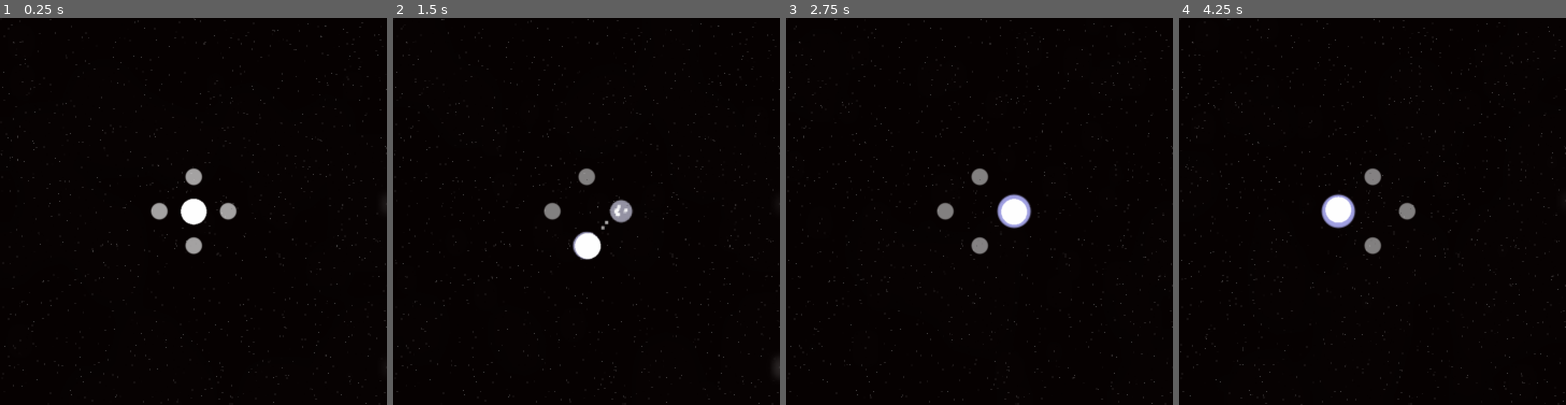
Above: before the commit, frames 1-4 (left to right).
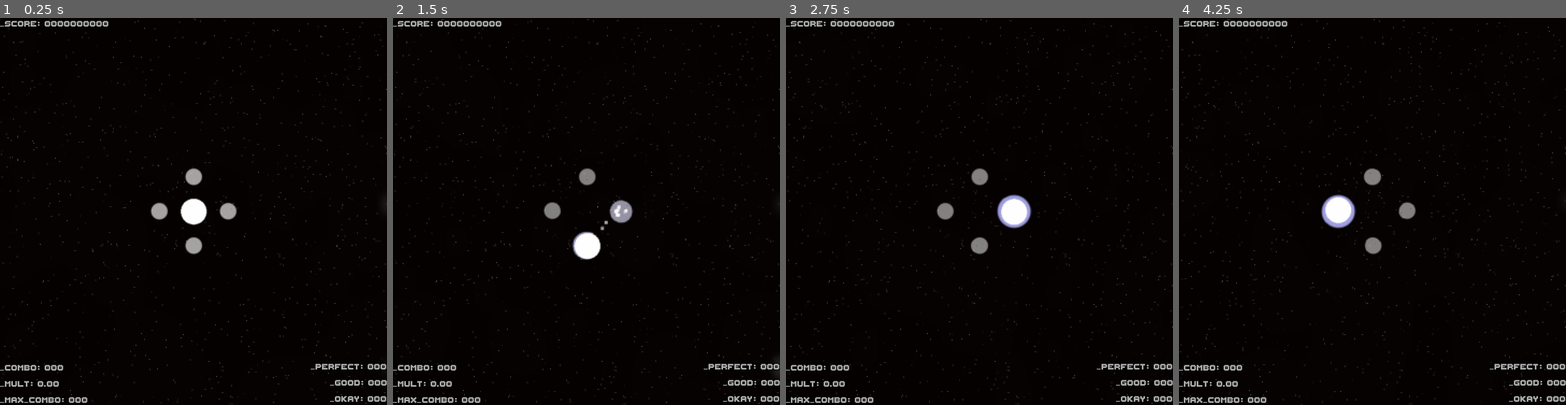
Above: after the commit, the same moments.

Repository: SeriousMapper/orb_seq2.0
Game: Godot game, scene res://scenes/game.tscn
Same seed, same stepped clock (60 frames per second), same inputs: the game is played once before the commit and once after it. Sound files missing from this copy of the repository are replaced by a short silence.
Inputs (mouse positions are in pixels of both pictures, inside the frame that each line leads up to):
- Up to frame 1 (0.25 s): no input
- Up to frame 2 (1.5 s): move the mouse to (671, 192) at 0.52 s; hold Right (RIGHT) 0.53-1.28 s; click (671, 192) at 0.67 s; move the mouse to (509, 230) at 1.27 s; hold Down (DOWN) from 1.28 s (still down)
- Up to frame 3 (2.75 s): move the mouse to (1018, 126) at 2.02 s; release Down (DOWN) at 2.03 s; hold Right (RIGHT) from 2.03 s (still down)
- Up to frame 4 (4.25 s): move the mouse to (1353, 288) at 2.77 s; release Right (RIGHT) at 2.78 s; hold Up (UP) 2.78-3.53 s; click (1353, 288) at 2.92 s; move the mouse to (1488, 269) at 3.52 s; hold Left (LEFT) from 3.53 s (still down)

The runs differ from the first frame. In frame 1, 1.3% of the frame differs, in the area x 0-100%, y 0-100%; in frame 2, 1.4%; in frame 3, 1.3%; in frame 4, 1.4%.
Error after the commit: Attempt to call function 'get_magnitude_for_frequency_range' in base 'null instance' on a null instance. (res://entities/spectrum2/spectrum2.gd:20)

Commit message:
update 2.0

Diff:
--- /dev/null
+++ b/assets/shaders/cool_circle.gdshader
@@ -0,0 +1,21 @@
+shader_type canvas_item;
+
+
+uniform float amt : hint_range(0.0, 1.0);
+uniform float edge_softness = 0.0;
+uniform vec4 color : hint_color;
+
+
+void fragment()
+{
+	vec4 color_tex = texture(TEXTURE, UV);
+	float radius = amt * 0.5;
+	float d = distance(UV, vec2(0.5));
+	float circle = smoothstep(d - edge_softness, d, radius - edge_softness);
+	float circ2 = smoothstep(d - edge_softness, d, radius * 0.9 - edge_softness);
+	COLOR = vec4(color.rgb, circle - circ2);
+}
+void vertex() {
+    VERTEX.y += sin(UV.x * TIME) * 10.0;
+	VERTEX.x += sin(UV.x * TIME) * 10.0;
+}
--- a/entities/catch/catch.gd
+++ b/entities/catch/catch.gd
@@ -49,11 +49,15 @@
 		match state:
 			states.PERFECT:
 				text = "Perfect!"
+				Player.perfect += 1
 			states.OKAY:
 				text = "Okay"
+				Player.okay += 1
 			states.GOOD:
 				text = "Good!"
+				Player.good += 1
 		if text != "":
+			Player.add_combo()
 			HUD.spawn_floaty_text(global_position, text)
 			circle.modulate = Color(1.2,1.2,1.2,1.0)
 		state = states.NONE
--- a/entities/controller/scripts/controller.gd
+++ b/entities/controller/scripts/controller.gd
@@ -5,15 +5,17 @@
 var input_pos = [Vector2(1,0), Vector2(-1, 0), Vector2(0,1), Vector2(0,-1)]
 
 var catches = []
+var time = 0
 onready var player = $player
 func _ready():
 	spawn_catch()
 func _process(delta):
-
+	time += delta
 	var input = get_input()
 
 	player.position = player.position.linear_interpolate(input * 32, delta * 15)
 	get_catch(input)
+	rotation = sin(time) * 0.01
 
 
 func get_input():
--- a/entities/note/note.gd
+++ b/entities/note/note.gd
@@ -39,6 +39,13 @@
 	if position.distance_to(Vector2.ZERO) < 32:
 		modulate.a = lerp(modulate.a, 0.0, delta * 10)
 		if modulate.a < 0.05 or position.distance_to(Vector2.ZERO) < 4:
+			Player.remove_combo()
 			queue_free()
 	if hit:
 		queue_free()
+
+func _quadratic_bezier(p0: Vector2, p1: Vector2, p2: Vector2, t: float):
+	var q0 = p0.linear_interpolate(p1, t)
+	var q1 = p1.linear_interpolate(p2, t)
+	var r = q0.linear_interpolate(q1, t)
+	return r
--- /dev/null
+++ b/entities/spectrum2/spectrum2.gd
@@ -0,0 +1,33 @@
+
+extends Node2D
+
+const VU_COUNT = 32
+const FREQ_MAX = 11050.0
+
+const WIDTH = 100
+const HEIGHT = 64
+
+const MIN_DB = 60
+
+var spectrum
+
+func _draw():
+	#warning-ignore:integer_division
+	var w = WIDTH / VU_COUNT
+	var prev_hz = 0
+	for i in range(1, VU_COUNT+1):
+		var hz = i * FREQ_MAX / VU_COUNT;
+		var magnitude: float = spectrum.get_magnitude_for_frequency_range(prev_hz, hz).length()
+		var energy = clamp((MIN_DB + linear2db(magnitude)) / MIN_DB, 0, 1)
+		var height = energy * HEIGHT
+		draw_rect(Rect2(w * i, HEIGHT - height, w, height), Color.white)
+		prev_hz = hz
+
+
+func _process(_delta):
+	update()
+
+
+func _ready():
+	spectrum = AudioServer.get_bus_effect_instance(0,0)
+	print(AudioServer.get_bus_effect_instance(0,0))
--- a/entities/track_controller/track.gd
+++ b/entities/track_controller/track.gd
@@ -12,7 +12,7 @@
 var current_beat = 1.0
 var secs_per_beat = 0
 var spawn = [Vector2(0,-1), Vector2(1,0), Vector2(0,1), Vector2(-1,0)]
-var file_path = "res://tracks/track2.json"
+var file_path = "res://tracks/track3.json"
 signal quarter_note
 
 
--- a/global/HUD.tscn
+++ b/global/HUD.tscn
@@ -1,6 +1,8 @@
-[gd_scene load_steps=2 format=2]
+[gd_scene load_steps=4 format=2]
 
 [ext_resource path="res://global/HUD.gd" type="Script" id=1]
+[ext_resource path="res://theme.tres" type="Theme" id=2]
+[ext_resource path="res://global/song_display.gd" type="Script" id=3]
 
 [node name="HUD" type="CanvasLayer"]
 layer = 2
@@ -9,3 +11,93 @@
 [node name="hud_display" type="Control" parent="."]
 anchor_right = 1.0
 anchor_bottom = 1.0
+theme = ExtResource( 2 )
+
+[node name="song_display" type="Control" parent="."]
+modulate = Color( 1, 1, 1, 0.670588 )
+anchor_right = 1.0
+anchor_bottom = 1.0
+theme = ExtResource( 2 )
+script = ExtResource( 3 )
+
+[node name="MarginContainer" type="MarginContainer" parent="song_display"]
+margin_right = 109.0
+margin_bottom = 11.0
+
+[node name="Score" type="Label" parent="song_display/MarginContainer"]
+margin_right = 109.0
+margin_bottom = 11.0
+text = "_score: 00000000"
+
+[node name="MarginContainer2" type="MarginContainer" parent="song_display"]
+anchor_top = 1.0
+anchor_bottom = 1.0
+margin_top = -40.0
+margin_right = 109.0
+
+[node name="VBoxContainer" type="VBoxContainer" parent="song_display/MarginContainer2"]
+margin_right = 109.0
+margin_bottom = 41.0
+alignment = 2
+
+[node name="combo" type="Label" parent="song_display/MarginContainer2/VBoxContainer"]
+margin_right = 109.0
+margin_bottom = 11.0
+size_flags_horizontal = 7
+size_flags_vertical = 0
+text = "_combo: 000"
+
+[node name="combo_mult" type="Label" parent="song_display/MarginContainer2/VBoxContainer"]
+margin_top = 15.0
+margin_right = 109.0
+margin_bottom = 26.0
+size_flags_horizontal = 7
+size_flags_vertical = 0
+text = "_mult: 0.0"
+
+[node name="max_combo" type="Label" parent="song_display/MarginContainer2/VBoxContainer"]
+margin_top = 30.0
+margin_right = 109.0
+margin_bottom = 41.0
+size_flags_horizontal = 7
+size_flags_vertical = 0
+text = "_MAX_COMBO: 000"
+
+[node name="MarginContainer3" type="MarginContainer" parent="song_display"]
+anchor_left = 1.0
+anchor_top = 1.0
+anchor_right = 1.0
+anchor_bottom = 1.0
+margin_left = -109.0
+margin_top = -41.0
+
+[node name="VBoxContainer" type="VBoxContainer" parent="song_display/MarginContainer3"]
+margin_right = 109.0
+margin_bottom = 41.0
+alignment = 2
+
+[node name="Perfect" type="Label" parent="song_display/MarginContainer3/VBoxContainer"]
+margin_right = 109.0
+margin_bottom = 11.0
+size_flags_horizontal = 7
+size_flags_vertical = 0
+text = "_perfect: 000"
+align = 2
+
+[node name="Good" type="Label" parent="song_display/MarginContainer3/VBoxContainer"]
+margin_top = 15.0
+margin_right = 109.0
+margin_bottom = 26.0
+size_flags_horizontal = 7
+size_flags_vertical = 0
+text = "_GOOD: 000"
+align = 2
+
+[node name="Okay" type="Label" parent="song_display/MarginContainer3/VBoxContainer"]
+margin_top = 30.0
+margin_right = 109.0
+margin_bottom = 41.0
+size_flags_horizontal = 7
+size_flags_vertical = 0
+text = "_OKAY: 000"
+align = 2
--- a/global/globals.gd
+++ b/global/globals.gd
@@ -2,9 +2,9 @@
 
 
 var blackholes = []
-var green = Color("#15E500")
-var blue = Color("#1947EE")
-var yellow = Color("#FFE909")
+var green = Color("#dff35a") * 1.25
+var blue = Color("#dbf6fe") * 1.25
+var yellow = Color("#f2f2d5") * 1.25
 
 func _ready():
 	pass
--- /dev/null
+++ b/global/player.gd
@@ -0,0 +1,22 @@
+extends Node
+const MAX_COMBO_MULT = 4.0
+var combo = 0
+var max_combo = 0.0
+var combo_multiplier = 0
+var perfect = 0
+var good = 0
+var okay = 0
+var score = 0
+
+func _ready() -> void:
+	pass
+
+func add_combo():
+	combo += 1
+	combo_multiplier += 0.05
+	if combo_multiplier > MAX_COMBO_MULT:
+		combo_multiplier = MAX_COMBO_MULT
+	score += 5 * combo_multiplier
+func remove_combo():
+	combo = 0
+	combo_multiplier = 0.0
--- /dev/null
+++ b/global/song_display.gd
@@ -0,0 +1,21 @@
+extends Control
+
+onready var score = get_node("MarginContainer/Score")
+onready var combo = get_node("MarginContainer2/VBoxContainer/combo")
+onready var max_combo = get_node("MarginContainer2/VBoxContainer/max_combo")
+onready var combo_multiplier = get_node("MarginContainer2/VBoxContainer/combo_mult")
+onready var perfect = get_node("MarginContainer3/VBoxContainer/Perfect")
+onready var good = get_node("MarginContainer3/VBoxContainer/Good")
+onready var okay = get_node("MarginContainer3/VBoxContainer/Okay")
+
+func _ready() -> void:
+	pass # Replace with function body.
+
+func _process(delta: float) -> void:
+	score.text = "_score: " + "%010d" % Player.score
+	combo.text = "_combo: " + "%03d" % Player.combo
+	combo_multiplier.text = "_mult: " + "%2.2f" % Player.combo_multiplier
+	max_combo.text = "_max_combo: " + "%03d" % Player.max_combo
+	perfect.text = "_perfect: " + "%03d" % Player.perfect
+	good.text = "_good: " + "%03d" % Player.good
+	okay.text = "_okay: " + "%03d" % Player.okay
--- a/project.godot
+++ b/project.godot
@@ -58,11 +58,13 @@
 
 HUD="*res://global/HUD.tscn"
 Globals="*res://global/globals.gd"
+Player="*res://global/player.gd"
 
 [display]
 
 window/size/width=360
 window/size/height=360
+window/vsync/use_vsync=false
 window/stretch/mode="2d"
 window/stretch/aspect="keep"
 
--- a/scenes/game.tscn
+++ b/scenes/game.tscn
@@ -1,8 +1,9 @@
-[gd_scene load_steps=15 format=2]
+[gd_scene load_steps=16 format=2]
 
-[ext_resource path="res://tracks/track2.mp3" type="AudioStream" id=1]
+[ext_resource path="res://tracks/track3.mp3" type="AudioStream" id=1]
 [ext_resource path="res://entities/controller/scripts/controller.gd" type="Script" id=2]
 [ext_resource path="res://entities/track_controller/track.gd" type="Script" id=3]
+[ext_resource path="res://entities/spectrum2/spectrum2.gd" type="Script" id=4]
 [ext_resource path="res://assets/shaders/pixel.gdshader" type="Shader" id=5]
 
 [sub_resource type="ShaderMaterial" id=3]
@@ -132,3 +133,7 @@
 anchor_right = 1.0
 anchor_bottom = 1.0
 color = Color( 0, 0, 0, 1 )
+
+[node name="Node2D" type="Node2D" parent="."]
+position = Vector2( 112, 271 )
+script = ExtResource( 4 )
--- /dev/null
+++ b/theme.tres
@@ -0,0 +1,12 @@
+[gd_resource type="Theme" load_steps=3 format=2]
+
+[ext_resource path="res://assets/font/ThaleahFat.ttf" type="DynamicFontData" id=1]
+
+[sub_resource type="DynamicFont" id=1]
+size = 12
+outline_size = 1
+outline_color = Color( 0, 0, 0, 1 )
+font_data = ExtResource( 1 )
+
+[resource]
+default_font = SubResource( 1 )
Binary file added: assets/font/ThaleahFat.ttf
